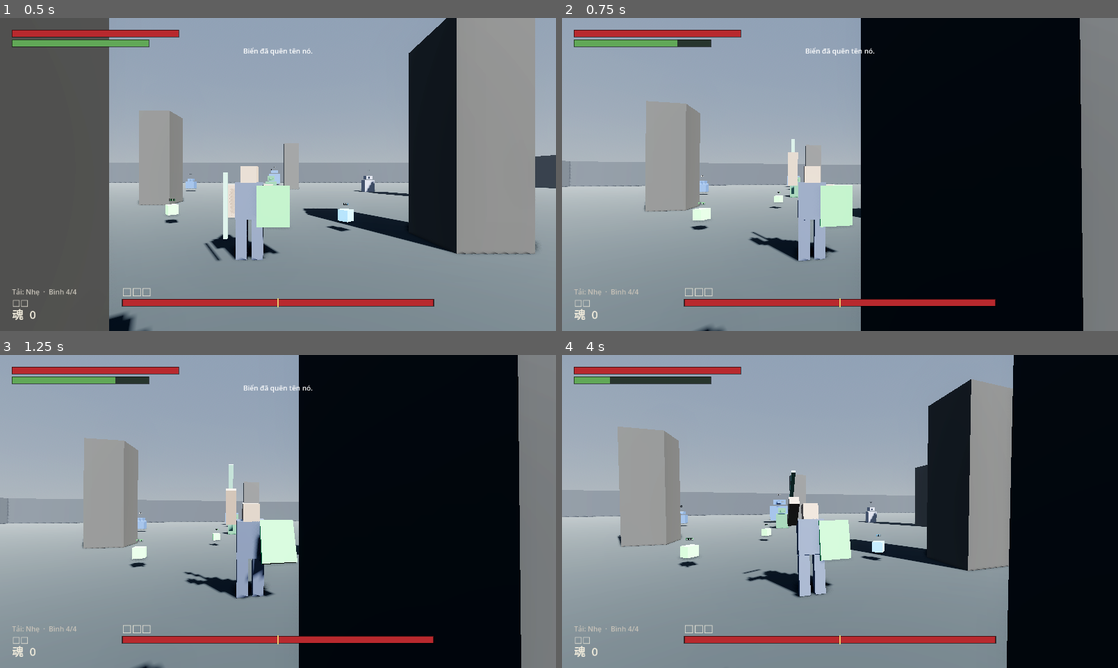
Above: before the commit, frames 1-4 (two rows, left to right).
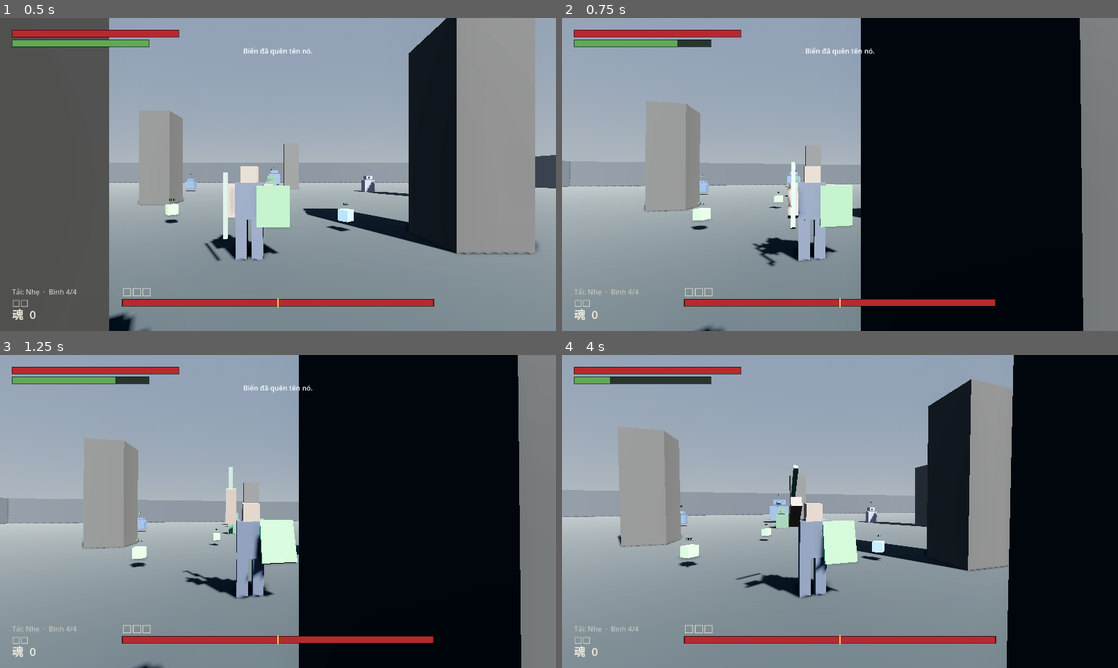
Above: after the commit, the same moments.

Repository: vitgoodkid/Game3SD
Game: Godot game, scene res://scenes/the_gioi/phong_thu.tscn
The game is run twice, just before and just after one commit, with the same random seed, the same clock (stepped at 60 frames per second) and the same inputs.
Inputs (mouse positions are in pixels of both pictures, inside the frame that each line leads up to):
- Up to frame 1 (0.5 s): no input
- Up to frame 2 (0.75 s): move the mouse to (867, 174) at 0.52 s; press the mouse at (867, 174) at 0.53 s
- Up to frame 3 (1.25 s): no input
- Up to frame 4 (4 s): move the mouse to (812, 511) at 1.27 s; release the mouse at (812, 511) at 1.28 s; tap one key every 0.75 s from 1.35 s: D (di_phai) S (di_sau) A (di_trai) W (di_truoc); click (812, 511) at 1.55 s; move the mouse to (851, 505) at 2.02 s; press the mouse at (851, 505) at 2.03 s; move the mouse to (834, 517) at 2.77 s; release the mouse at (834, 517) at 2.78 s; click (834, 517) at 3.05 s; move the mouse to (878, 514) at 3.52 s; press the mouse at (878, 514) at 3.53 s

Frame 1 is identical in both runs. In frame 2, 0.7% of the frame differs, in the area x 33-43%, y 38-80%; in frame 3, less than 0.1%; in frame 4, 1.2%, in the area x 31-54%, y 35-78%.

Commit message:
Nạp đòn không còn vung hụt một nhát trước
Chủ dự án báo: giữ chuột ra đòn mạnh thì thấy nó vung một đòn thường trước.
Đo state machine thì KHÔNG có đòn thường nào — "GIU 0.30s -> danh:nang" thẳng.
Thứ nhìn thấy là HOẠT ẢNH, và đo góc tay thì ra đúng hai cú giật:

  0.22s  -176°   vào đòn nặng, bắt đầu vẽ cung vung
  0.55s  -108°   tay đã quét TỚI TRƯỚC 68°
  0.62s  -175°   GIẬT NGƯỢC về dáng giữ        <- trông như vung hụt một nhát
  0.88s   -60°   nhả ra, NHẢY tiếp 112°        <- cú giật thứ hai

Hai nguyên nhân:

1. ten_dien() chỉ báo "nap" khi đã giữ tới đỉnh. Lúc còn đang giơ tay lên nó
   báo "nang", nên phần nhìn vẽ cung vung của đòn nặng ngay từ khung đầu.
2. tien_do() lúc đó đo trên CẢ đòn (vung + gây sát thương + hồi), nên trong
   khung vung tay đã đi hết 30% cung.

Sửa: báo "nap" suốt cú nạp; tiến độ tách làm ba đoạn — giơ lên (theo khung
vung tay), giữ ở đỉnh, rồi chém xuống. Đoạn chém đo TỪ t_vung nếu đòn ra từ
cú nạp, vì tay đã giơ sẵn trên đỉnh rồi; đo lại từ 0 thì cung bắt đầu ở lưng
chừng và tay nhảy một phát.

Giờ đo lại: -25° -> -173° một chiều, giữ, rồi -164° -> -99° liền mạch. Đòn
thường không đụng tới, vẫn một cung -150° -> +48°.

Thêm 4 test canh bằng GÓC TAY: suốt cú nạp tay chỉ được đi một chiều ra sau
(lùi < 6°), và nhả ra thì chém tiếp từ chỗ đang giữ (nhảy < 25°). Đây là loại
lỗi không state machine nào bắt được — luật đúng, chỉ phần nhìn nói dối.

197 + 151 + 66 test qua.

Co-Authored-By: Claude Opus 5 <noreply@anthropic.com>

Diff:
--- a/scripts/nhan_vat/nguoi_choi.gd
+++ b/scripts/nhan_vat/nguoi_choi.gd
@@ -132,7 +132,10 @@
 		return
 	var td := may.hien_tai.tien_do() if may.hien_tai != null else 0.0
 	var kieu := may.hien_tai.ten_dien() if may.hien_tai != null else ""
-	tk.dien(may.ten_hien_tai, td, huong_nhap != Vector3.ZERO, delta, kieu)
+	var nap := 0.0
+	if may.hien_tai != null and may.hien_tai.has_method("muc_nap"):
+		nap = may.hien_tai.call("muc_nap")
+	tk.dien(may.ten_hien_tai, td, huong_nhap != Vector3.ZERO, delta, kieu, nap)
 
 func _unhandled_input(su_kien: InputEvent) -> void:
 	# Ghi đệm phím TRƯỚC khi đưa cho state: state đang bận hồi đòn vẫn phải
--- a/scripts/nhan_vat/than_khoi.gd
+++ b/scripts/nhan_vat/than_khoi.gd
@@ -33,6 +33,9 @@
 
 ## Nhịp bước chân, để chân đung đưa khi đi.
 var _nhip := 0.0
+## Nhịp rung lúc nạp đòn, và mức nạp để rung mạnh dần.
+var _nhip_nap := 0.0
+var _muc_nap := 0.0
 
 func _ready() -> void:
 	_than_nguoi = get_node_or_null("ThanNguoi")
@@ -183,7 +186,10 @@
 ## Không có animation thật thì xoay khớp bằng tay. Xấu, nhưng đủ để ĐỌC được
 ## đòn đánh — mà đọc được đòn mới là thứ quyết định ở mốc 2.
 func dien(trang_thai: String, tien_do: float, dang_di: bool, delta: float,
-		kieu: String = "") -> void:
+		kieu: String = "", muc_nap: float = 0.0) -> void:
+	_muc_nap = muc_nap
+	if kieu == "nap":
+		_nhip_nap += delta * 34.0
 	match trang_thai:
 		"danh":
 			_dien_danh(kieu, tien_do)
@@ -232,13 +238,21 @@
 	_vu_khi.scale = Vector3.ONE
 
 	if kieu == "nap":
-		# ĐANG NẠP: giơ ngược ra sau đầu rồi GIỮ NGUYÊN, rung nhẹ, vũ khí to
-		# dần. Đây là khung người chơi đọc "sắp ra đòn to" — và cũng là khung
-		# đối phương đọc được, nên nạp phải có rủi ro nhìn thấy được.
-		_tay_phai.rotation_degrees.x = -172.0 + sin(t * 46.0) * 3.5
-		_tay_trai.rotation_degrees.x = -28.0
-		_than_nguoi.rotation_degrees.x = 7.0
-		_vu_khi.scale = Vector3.ONE * (1.0 + t * 0.35)
+		# ĐANG NẠP, hai chặng trong một dáng:
+		#
+		#   t < 1   GIƠ tay ngược ra sau đầu — đi MỘT CHIỀU từ tư thế nghỉ lên
+		#           đỉnh, không quét tới trước cái nào
+		#   t = 1   giữ ở đỉnh, rung dần, vũ khí phình to theo mức nạp
+		#
+		# Chặng một phải một chiều: bản đầu vẽ cung vung của đòn nặng ngay từ
+		# khung đầu, tay quét tới trước 68° rồi giật ngược về đỉnh — nhìn hệt
+		# một đòn thường vung hụt trước khi đòn nặng bắt đầu.
+		var len_ := lerpf(-25.0, -174.0, t * t * (3.0 - 2.0 * t))
+		var nap := _muc_nap
+		_tay_phai.rotation_degrees.x = len_ + (sin(_nhip_nap) * 3.5 * nap if t >= 0.999 else 0.0)
+		_tay_trai.rotation_degrees.x = lerpf(0.0, -28.0, t)
+		_than_nguoi.rotation_degrees.x = lerpf(0.0, 7.0, t)
+		_vu_khi.scale = Vector3.ONE * (1.0 + nap * 0.35)
 		return
 
 	if kieu == "phan_do":
--- a/scripts/nhan_vat/trang_thai/danh.gd
+++ b/scripts/nhan_vat/trang_thai/danh.gd
@@ -29,6 +29,9 @@
 var _nap := false        ## còn giữ chuột trái để nạp tiếp thành đòn nạp
 var _t_nap := 0.0
 var _giu_dinh := false   ## đã vung lên tới đỉnh và đang giữ ở đó
+## Đòn này ra từ một cú nạp. Phần nhìn cần biết để vẽ cung vung TỪ ĐỈNH xuống
+## chứ không vẽ lại từ đầu — tay đã giơ sẵn trên đó rồi.
+var _tu_nap := false
 ## Đã đệm sẵn đòn kế tiếp của combo chưa.
 var _noi := ""
 
@@ -44,6 +47,7 @@
 	# Đòn phản đỡ không nạp được — nó là một nhát dứt khoát, không phải đòn nặng.
 	_nap = _don == "nang" and nc.dang_giu_danh()
 	_giu_dinh = false
+	_tu_nap = false
 	_t_nap = 0.0
 	nc.dang_do = false
 	nc.ton_the_luc(float(_m.get("the_luc", 15)))
@@ -140,6 +144,7 @@
 	var ra_don := "nang_nap" if _t_nap >= T_NAP_TOI_DA * 0.55 else "nang"
 	_nap = false
 	_giu_dinh = false
+	_tu_nap = true
 	if ra_don != _don:
 		_don = ra_don
 		_m = VocabDB.don_cua(_chu_mv, ra_don)
@@ -174,17 +179,38 @@
 
 ## Đang nạp thì báo "nap" chứ không báo tên đòn: dáng nạp là dáng ĐỨNG GIỮ,
 ## khác hẳn dáng vung.
+## Báo "nap" cho SUỐT cú nạp, kể cả lúc còn đang giơ tay lên.
+##
+## Bản đầu chỉ báo "nap" khi đã giữ tới đỉnh, còn lúc giơ lên thì báo "nang" —
+## và thế là phần nhìn vẽ cung vung của đòn nặng ngay từ khung đầu. Tay quét
+## tới trước 68° rồi GIẬT NGƯỢC về dáng giữ. Nhìn ra đúng như một đòn thường
+## vung hụt trước khi đòn nặng bắt đầu, và đó là thứ người chơi báo lỗi.
 func ten_dien() -> String:
-	# Chỉ báo "nap" khi đã GIỮ ở đỉnh. Lúc còn đang vung tay lên thì vẫn là
-	# dáng vung của đòn nặng, không phải dáng đứng giữ.
-	return "nap" if _giu_dinh else _don
-
+	return "nap" if _nap else _don
+
+## Tiến độ cho phần nhìn. Ba đoạn, và phải tách ra đúng ba đoạn:
+##
+##   đang nạp, chưa tới đỉnh   0 → 1 theo khung VUNG TAY  ⇒ giơ lên
+##   đang giữ ở đỉnh           1.0                        ⇒ đứng giữ
+##   đã nhả / đòn thường       0 → 1 theo cung vung       ⇒ chém xuống
+##
+## Đoạn ba đo TỪ `t_vung` nếu đòn ra từ cú nạp: tay đã giơ sẵn trên đỉnh rồi,
+## đo lại từ 0 thì cung vung bắt đầu ở lưng chừng và tay nhảy một phát 112°.
 func tien_do() -> float:
-	if _giu_dinh:
-		return clampf(_t_nap / T_NAP_TOI_DA, 0.0, 1.0)
+	var t_vung := float(_m.get("t_vung", 0.2))
+	if _nap:
+		if _giu_dinh:
+			return 1.0
+		return clampf(t / maxf(t_vung, 0.01), 0.0, 1.0)
 	var t_den := float(_m.get("t_dam_den", 0.3))
 	var het := t_den + float(_m.get("t_hoi", 0.5))
-	return clampf(t / maxf(het, 0.01), 0.0, 1.0)
+	var dau := t_vung if _tu_nap else 0.0
+	return clampf((t - dau) / maxf(het - dau, 0.01), 0.0, 1.0)
+
+## Nạp được bao nhiêu phần (0→1). Phần nhìn dùng để rung mạnh dần và phình vũ
+## khí to dần — người chơi phải thấy được mình đã nạp tới đâu.
+func muc_nap() -> float:
+	return clampf(_t_nap / T_NAP_TOI_DA, 0.0, 1.0)
 
 ## CAM KẾT ĐÒN ĐÁNH. Đã vung là không huỷ.
 ##
--- a/tools/thu_vong_lap.gd
+++ b/tools/thu_vong_lap.gd
@@ -468,6 +468,46 @@
 		"nhả ra thì báo đòn nặng (%s)" % _nc.may.hien_tai.ten_dien())
 	await _cho(1.6)
 
+	# --- NẠP ĐÒN KHÔNG ĐƯỢC VUNG HỤT MỘT NHÁT TRƯỚC ---
+	#
+	# Bản đầu: lúc giơ tay lên, phần nhìn vẫn báo "nang" nên nó vẽ CUNG VUNG
+	# của đòn nặng ngay từ khung đầu — tay quét tới trước 68° rồi giật ngược
+	# về dáng giữ. Nhìn hệt một đòn thường vung hụt trước khi đòn nặng bắt
+	# đầu, và chủ dự án báo đúng như vậy.
+	#
+	# Canh bằng GÓC TAY: suốt cú nạp tay chỉ được đi MỘT CHIỀU ra sau. Quay
+	# ngược ra trước dù một khung hình là hỏng.
+	_lam_moi_nguoi_choi()
+	var than_nap := _nc.than as ThanKhoi
+	if than_nap == null:
+		_dung(false, "không có thân khối để đo góc tay")
+	else:
+		await _nut("don_nhe", true)
+		var truoc := 999.0
+		var lui := 0.0
+		var goc_max := -999.0
+		for i in 48:
+			await get_tree().physics_frame
+			var g: float = than_nap._tay_phai.rotation_degrees.x
+			if truoc < 900.0 and g > truoc + 0.5:
+				lui = maxf(lui, g - truoc)
+			goc_max = maxf(goc_max, absf(g))
+			truoc = g
+		_dung(goc_max > 150.0, "nạp đòn: giơ tay lên tới đỉnh (%.0f°)" % goc_max)
+		_dung(lui < 6.0,
+			"suốt cú nạp tay đi MỘT CHIỀU, không vung hụt rồi giật lại (lùi %.1f°)"
+			% lui)
+		_bang(_nc.may.hien_tai.ten_dien(), "nap", "và phần nhìn báo ĐANG NẠP từ đầu")
+
+		var g_giu: float = than_nap._tay_phai.rotation_degrees.x
+		await _nut("don_nhe", false)
+		var g_sau: float = than_nap._tay_phai.rotation_degrees.x
+		_dung(absf(g_sau - g_giu) < 25.0,
+			"nhả ra thì chém tiếp từ chỗ đang giữ, không nhảy (%.0f° → %.0f°)"
+			% [g_giu, g_sau])
+		await _cho(2.2)
+		_lam_moi_nguoi_choi()
+
 	# --- ĐÒN PHẢI TRÚNG THẬT, và đòn nặng phải đau hơn đòn nhẹ ---
 	#
 	# Phép thử này canh cái bẫy vừa dính: hộp đòn TỪNG bị kéo theo cánh tay
Not shown, changed: CLAUDE.md
Not shown, changed: TIEN_DO.md
